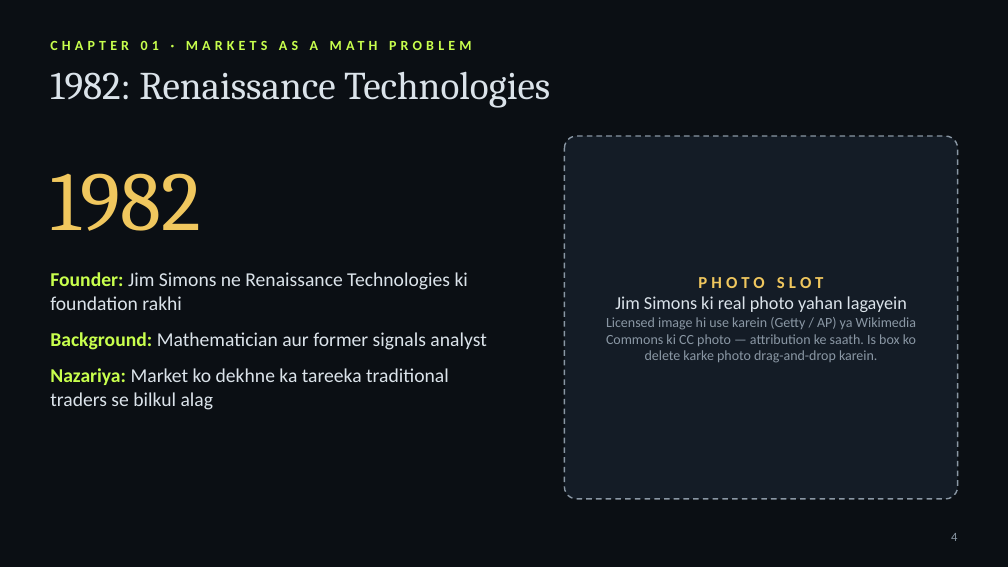
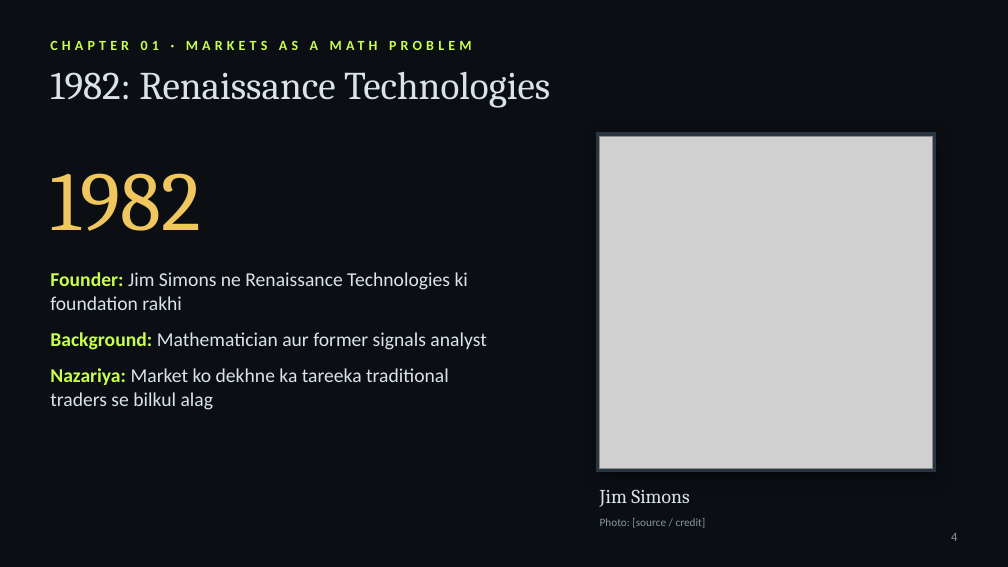
Before and after one commit to kashishchoudhary218-bot/nomi-trades-app, a slide deck: slide 4 of video/jim-simons-documentary/deck/The-Mathematicians-Edge-Hinglish.pptx. Drawn at 1008x567 pixels with LibreOffice and Linux fonts; fonts in the diff are those of the drawing; grey boxes stand for pictures. Boxes give left, top, right and bottom in pixels: in the first picture for what was removed or moved away, otherwise in the second. Text is boxed around its words. In the diff, an @@ line names an element or a change of style, - is before the commit and + after.

```diff
--- a/video/jim-simons-documentary/deck/The-Mathematicians-Edge-Hinglish.pptx
+++ b/video/jim-simons-documentary/deck/The-Mathematicians-Edge-Hinglish.pptx
@@ rectangle: place and size @@
-rectangle at (564,136,958,499)
+rectangle at (597,133,935,472)
@@ rectangle at (597,133,935,472): rounded rectangle to rectangle; fill #141C26 to #2A3542; outline #8A97A4 1 pt dashed to #2A3542 1 pt; shadow on @@
@@ picture added at (600,136,932,469) @@
@@ text removed at (606,277,916,363) @@
-PHOTO SLOT
-Jim Simons ki real photo yahan lagayein
-Licensed image hi use karein (Getty / AP) ya Wikimedia Commons ki CC photo — attribution ke saath. Is box ko delete karke photo drag-and-drop karein.
@@ text added at (600,489,689,507), 14 pt, text #DBE3EA @@
+Jim Simons
@@ text added at (600,518,706,528), 8 pt, text #8A97A4 @@
+Photo: [source / credit]
```
Also in this commit, not shown: 2 other files.
